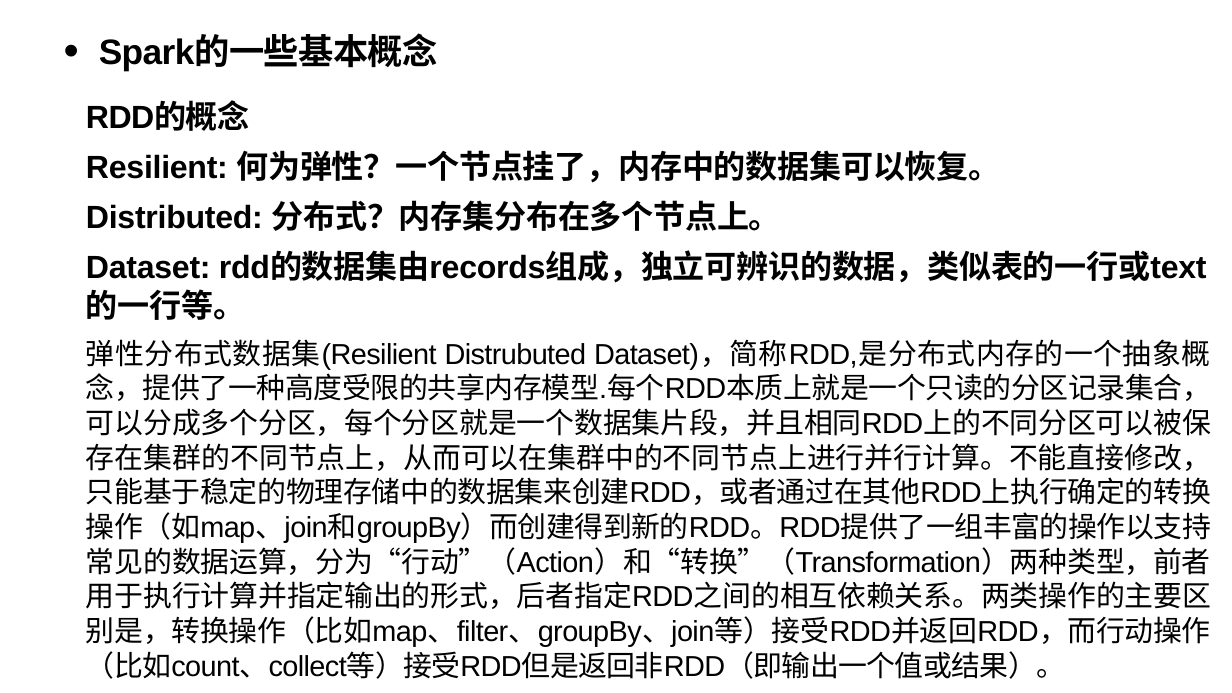
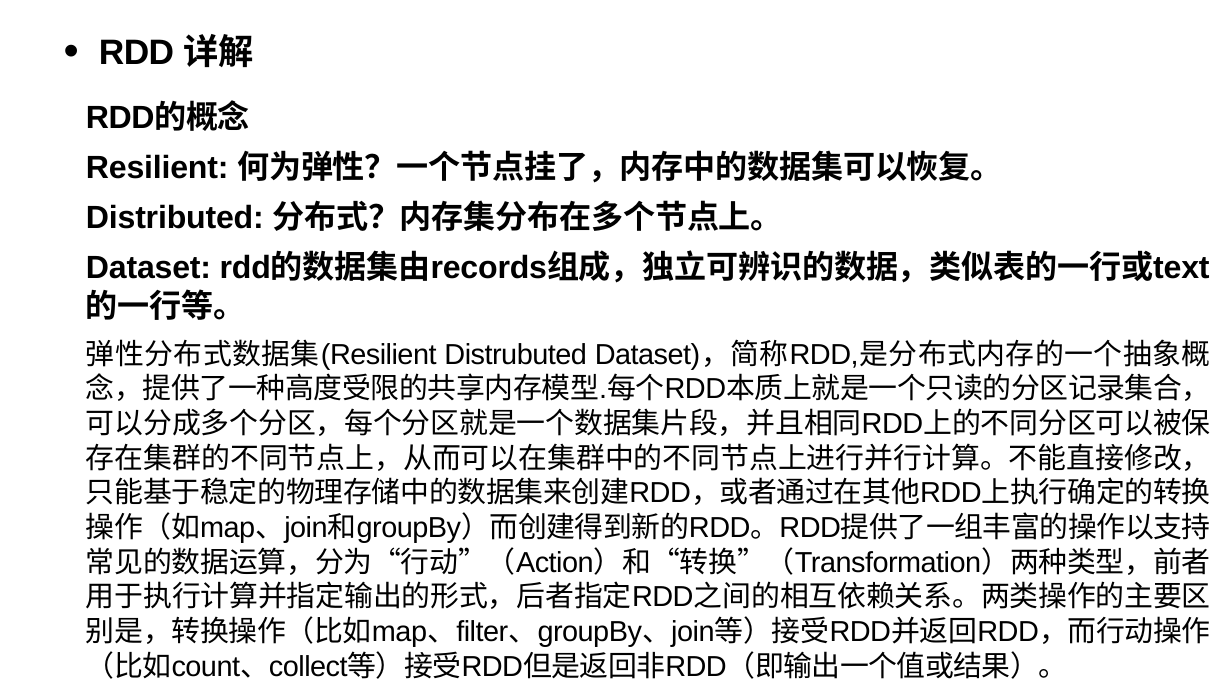
Before and after one commit to nancunpei/pyspark-pandas-examples, a slide deck: slide 13 of spark-sharing.pptx (slide 11 before the commit). Drawn at 1232x693 pixels with LibreOffice and Linux fonts; fonts in the diff are those of the drawing. Boxes give left, top, right and bottom in pixels: in the first picture for what was removed or moved away, otherwise in the second. Text is boxed around its words. In the diff, an @@ line names an element or a change of style, - is before the commit and + after.

```diff
--- a/spark-sharing.pptx
+++ b/spark-sharing.pptx
@@ text at <box>99,34,253,67</box>: text changed @@
-• Spark的一些基本概念
+• RDD 详解
@@ text "RDD的概念" at <box>86,103,1211,679</box>: letter spacing -0.9 to -0.8 pt in "RDD的概念", "弹性分布式数据集(Resilient Distrubuted Dataset)，简称RDD,是分布式内存的一个抽象概念， ..."; letter spacing -0.5 to -0.3 pt in "Resilient: 何为弹性？一个节点挂了，内存中的数据集可以恢复。", "Distributed: 分布式？内存集分布在多个节点上。", "Dataset: rdd的数据集由records组成，独立可辨识的数据，类似表的一行或text的一行等。" @@
```
Also in this commit, not shown: 13 other slides changed, 2 slides added, 1 other file.
